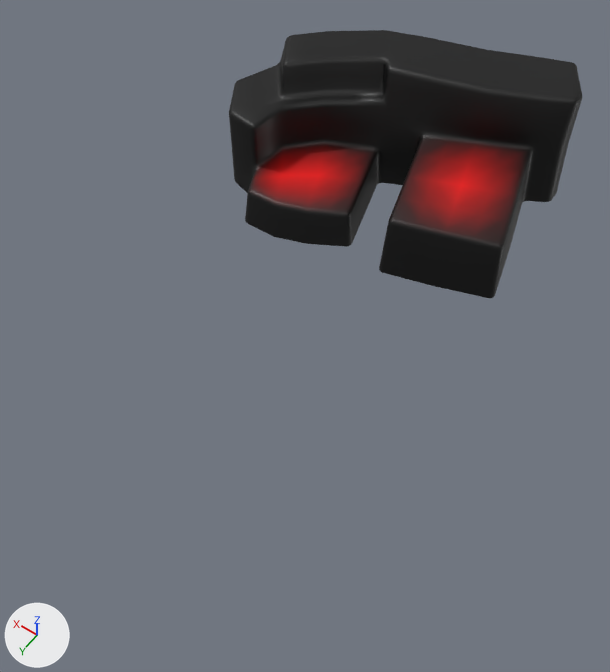
One commit to the glTF model terrain_main_ground.glb: the scene before it, then after it.
Both versions are drawn from a 50 mm camera at (-92.5, 135.4, 138.9) aimed at (-25.3, 41.4, -8.9). The lights are fixed; the arrows at lower left show +X, +Y and +Z. Where no turn or scale is listed for an object, it has been applied to the vertices.

Names of what the first picture shows: 'terrain'.
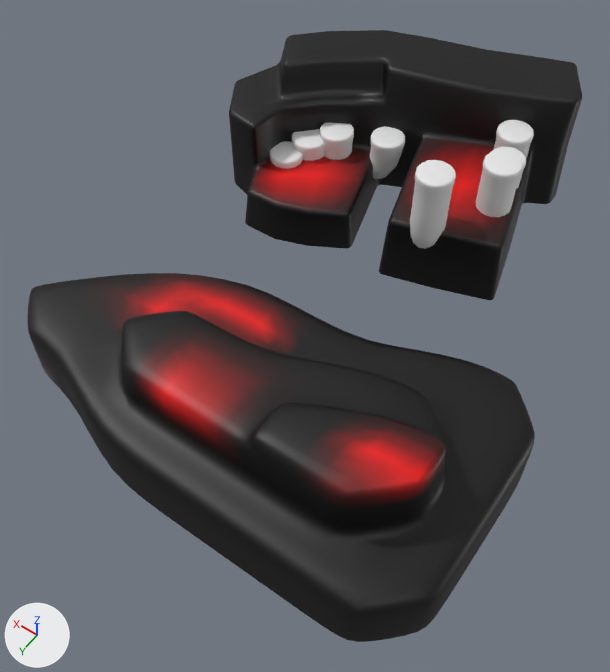
Where the change shows, as pixel boxes [x1, y1, x2, y2] in the pictures (610 x 672 px):
'Plane', added
    after: [28, 273, 535, 642]
'large_trunk.007', added
    after: [410, 160, 456, 249]
'large_trunk.006', added
    after: [476, 150, 523, 217]
'large_trunk.002', added
    after: [370, 126, 405, 179]
'large_trunk', added
    after: [320, 122, 354, 160]
'large_trunk.003', added
    after: [494, 120, 534, 159]
'large_trunk.001', added
    after: [292, 129, 325, 161]
'large_trunk.004', added
    after: [270, 141, 303, 169]
'large_trunk.005', added
    after: [491, 147, 526, 189]

Diff of the bpy script that builds the scene:
```diff
--- a/terrain_main_ground.glb.py
+++ b/terrain_main_ground.glb.py
@@ me_cylinder_007 @@
+me_cylinder_007.from_pydata(...)  # 193 vertices, 368 faces; spans x -4.2..6.0, y -6.9..4.2, z -21.5..4.0
@@ me_cylinder_006 @@
+me_cylinder_006.from_pydata(...)  # 145 vertices, 272 faces; spans x -4.24..4.24, y -4.24..4.24, z -9.64..4.02
@@ me_cylinder_005 @@
+me_cylinder_005.from_pydata(...)  # 129 vertices, 240 faces; spans x -4.24..4.24, y -4.24..4.24, z -4.64..4.02
@@ me_cylinder_002 @@
+me_cylinder_002.from_pydata(...)  # 113 vertices, 208 faces; spans x -4.2..4.2, y -4.2..4.2, z -1.34..4.02
@@ me_cylinder_003 @@
+me_cylinder_003.from_pydata(...)  # 156 vertices, 294 faces; spans x -4.2..6.3, y -4.2..4.2, z -11.9..4.0
@@ me_cylinder_001 @@
+me_cylinder_001.from_pydata(...)  # 113 vertices, 208 faces; spans x -4.56..4.56, y -4.56..4.56, z -1.34..4.02
@@ me_cylinder @@
+me_cylinder.from_pydata(...)  # 113 vertices, 208 faces; spans x -4.24..4.24, y -4.24..4.24, z -4.64..4.02
@@ me_plane_003 @@
+me_plane_003.from_pydata(...)  # 1293 vertices, 2514 faces; spans x -46.5..61.7, y -33.4..26.3, z 4.2..35.0
+me_plane_003.materials.append(mat_material_001)
@@ ob_large_trunk_007 @@
+ob_large_trunk_007 = bpy.data.objects.new('large_trunk.007', me_cylinder_007)
+ob_large_trunk_007.location = (-36.1, 9.8, 17.4)
@@ ob_large_trunk_006 @@
+ob_large_trunk_006 = bpy.data.objects.new('large_trunk.006', me_cylinder_006)
+ob_large_trunk_006.location = (-45.1, -3.9, 15.1)
@@ ob_large_trunk_005 @@
+ob_large_trunk_005 = bpy.data.objects.new('large_trunk.005', me_cylinder_005)
+ob_large_trunk_005.location = (-43.0, -12.4, 9.4)
@@ ob_large_trunk_004 @@
+ob_large_trunk_004 = bpy.data.objects.new('large_trunk.004', me_cylinder_002)
+ob_large_trunk_004.location = (6.8, 4.4, -1.5)
@@ ob_large_trunk_003 @@
+ob_large_trunk_003 = bpy.data.objects.new('large_trunk.003', me_cylinder_005.copy())
+ob_large_trunk_003.location = (-40.2, -21.5, 10.0)
@@ ob_large_trunk_002 @@
+ob_large_trunk_002 = bpy.data.objects.new('large_trunk.002', me_cylinder_003)
+ob_large_trunk_002.location = (-13.0, -10.5, 2.7)
@@ ob_large_trunk_001 @@
+ob_large_trunk_001 = bpy.data.objects.new('large_trunk.001', me_cylinder_001)
+ob_large_trunk_001.location = (3.9, -1.6, 0.8)
@@ ob_large_trunk @@
+ob_large_trunk = bpy.data.objects.new('large_trunk', me_cylinder)
+ob_large_trunk.location = (-1.4, -5.5, 2.7)
@@ ob_plane @@
+ob_plane = bpy.data.objects.new('Plane', me_plane_003)
+ob_plane.location = (-33.5, 63.7, -20.0)
```
